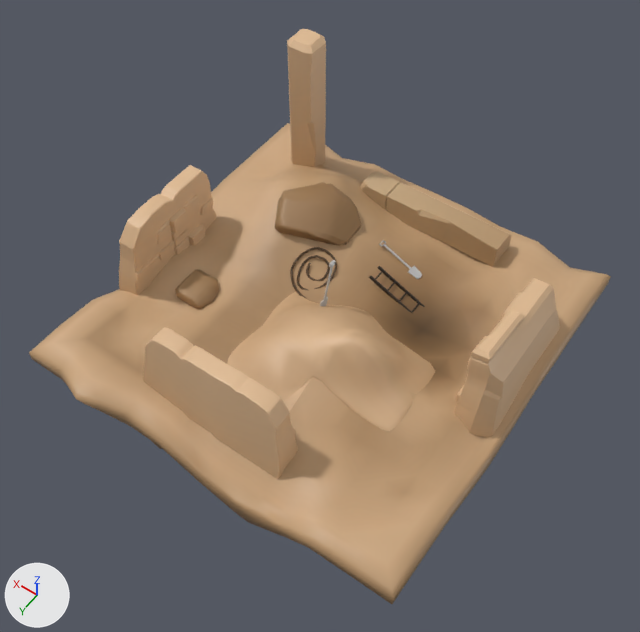
The FBX model ggj2021/Assets/Art/Models/Desert_set.fbx as it was, and as the next commit left it.
The view is the same before and after, from a 50 mm camera at (-0.0746, 0.1085, 0.2389) aimed at (0.0048, -0.0026, 0.0642). Every picture has the same lights, and +X, +Y and +Z are marked at lower left. Where no turn or scale is listed for an object, it has been applied to the vertices.

In view in the first picture: 'DesertDiarama_1', 'Desert_Column_1', 'Desert_Column_2', 'Desert_Rock_LG', 'Desert_Rock_SM', 'Desert_Wall_MD', 'Desert_Wall_MD2', 'Desert_Wall_SM', 'DirtPile'.
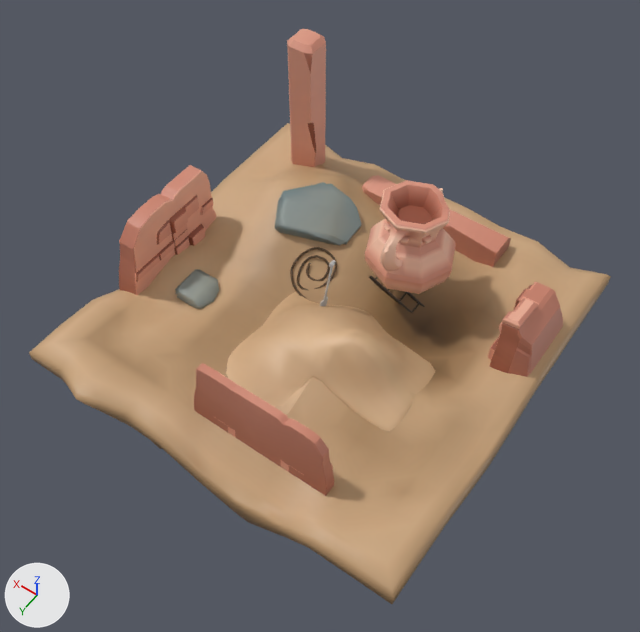
Boxes [x1, y1, x2, y2] around the edits, measured in the pictures (640 x 632 px):
```json
{"object": "Desert_Wall_MD2", "change": "deleted", "before": [143, 327, 298, 479], "on screen": "beige"}
{"object": "Desert_Wall_SM", "change": "surface changed, moved, rescaled", "before": [454, 278, 560, 437], "after": [488, 282, 563, 377], "on screen": "29% narrower, 40% shorter"}
{"object": "Ancient_Vase", "change": "added", "after": [365, 180, 456, 294], "on screen": "brown"}
{"object": "Desert_Wall_MD1", "change": "added", "after": [194, 363, 334, 496], "on screen": "brown"}
{"object": "Desert_Column_2", "change": "moved", "before": [361, 172, 512, 267], "after": [362, 175, 511, 267]}
{"part": 1, "of": "me_mesh_001", "change": "surface changed", "before": [175, 269, 219, 309], "after": [175, 269, 219, 309], "on screen": "brown to grey"}
{"part": 2, "of": "me_mesh_004", "change": "surface changed", "before": [275, 182, 361, 245], "after": [275, 182, 361, 245], "on screen": "brown to grey"}
{"part": 3, "of": "me_mesh_002", "change": "surface changed", "before": [119, 165, 217, 295], "after": [119, 165, 217, 295], "on screen": "beige to brown"}
```

Scene script edits in JSON lines:
```json
{"block": "me_mesh_006", "where": "me_mesh_006.from_pydata(...)  # 358 vertices, 344 faces; spans x -0.45..0.61, y -0.09..2.42, z -3.74..0.0"}
{"block": "me_mesh_006", "where": "# used by ob_desert_wall_sm; parent = ob_desert_props; location = (-4.325, 6.917, 3.457)"}
{"block": "me_mesh_006", "change": "me_mesh_006 part 4: texture (UV) coordinates of 344 of 344 faces, centred in x -0.44..0.61, y -0.08..2.37, z -3.67..0.0, changed; they spanned u 0.06..0.29, v 0.82..0.96 and now span u 0.7..0.98, v 0.03..0.69"}
{"block": "me_mesh_002", "where": "me_mesh_002.from_pydata(...)  # 515 vertices, 496 faces; spans x -0.0038..0.0043, y -0.0158..0.0165, z 0.0..0.0261"}
{"block": "me_mesh_002", "where": "# used by ob_desert_wall_md; location = (0.0436, 0.0066, 0.0657)"}
{"block": "me_mesh_002", "change": "me_mesh_002 part 3: texture (UV) coordinates of 496 of 496 faces, centred in x -0.0038..0.0042, y -0.0153..0.0165, z 0.0..0.0261, changed; they spanned u 0.06..0.27, v 0.76..0.97 and now span u 0.7..0.99, v 0.01..0.69"}
{"block": "me_mesh_001", "where": "me_mesh_001.from_pydata(...)  # 38 vertices, 33 faces; spans x -0.00555..0.00442, y -0.00502..0.00447, z -0.00011..0.0039"}
{"block": "me_mesh_001", "where": "# used by ob_desert_rock_sm; location = (0.0305, 0.0131, 0.0705)"}
{"block": "me_mesh_001", "change": "me_mesh_001 part 1: texture (UV) coordinates of 33 of 33 faces, centred in x -0.00498..0.00354, y -0.005..0.00444, z -0.00005..0.00385, changed; they spanned u 0.07..0.18, v 0.55..0.62 and now span u 0.35..0.44, v 0.92..0.98"}
{"block": "me_mesh_004", "where": "me_mesh_004.from_pydata(...)  # 61 vertices, 55 faces; spans x -0.0113..0.0094, y -0.0096..0.0101, z -0.003..0.0053"}
{"block": "me_mesh_004", "where": "# used by ob_desert_rock_lg; location = (0.018, -0.0185, 0.079)"}
{"block": "me_mesh_004", "change": "me_mesh_004 part 2: texture (UV) coordinates of 55 of 55 faces, centred in x -0.0111..0.0085, y -0.0092..0.0098, z -0.0026..0.0049, changed; they spanned u 0.08..0.2, v 0.5..0.6 and now span u 0.61..0.66, v 0.93..1.0"}
{"op": "add", "block": "me_mesh_008_1", "code": ["me_mesh_008_1 = bpy.data.meshes.new('Mesh.008')", "me_mesh_008_1.from_pydata(...)  # 587 vertices, 580 faces; spans x -0.0108..0.011, y -0.0125..0.0122, z 0.0..0.0246", "me_mesh_008_1.materials.append(mat_desert)  # picture img_desertdia_png"]}
{"op": "add", "block": "me_mesh_007_1", "code": ["me_mesh_007_1 = bpy.data.meshes.new('Mesh.007')", "me_mesh_007_1.from_pydata(...)  # 922 vertices, 896 faces; spans x -0.0212..0.0141, y -0.0036..0.0001, z -0.0001..0.0178", "me_mesh_007_1.materials.append(mat_desert)  # picture img_desertdia_png"]}
{"op": "set", "path": "ob_desert_wall_sm.location", "old": "(-4.325, 6.917, 3.457)", "new": "(-4.325, 7.18, 3.457)"}
{"op": "set", "path": "ob_desert_wall_sm.scale", "old": "(1.0, 1.0, 1.0)", "new": "(1.0, 0.683, 0.561)"}
{"op": "remove", "block": "ob_desert_wall_md2", "code": ["ob_desert_wall_md2 = bpy.data.objects.new('Desert_Wall_MD2', me_mesh_007)", "ob_desert_wall_md2.location = (0.0058, 0.0356, 0.0707)"]}
{"op": "set", "path": "ob_desert_column_2.location", "old": "(-0.0251, -0.042, 0.0709)", "new": "(-0.0251, -0.042, 0.0697)"}
{"op": "add", "block": "ob_ancient_vase", "code": ["ob_ancient_vase = bpy.data.objects.new('Ancient_Vase', me_mesh_008_1)", "ob_ancient_vase.location = (-0.0116, -0.0153, 0.0775)"]}
{"op": "add", "block": "ob_desert_wall_md1", "code": ["ob_desert_wall_md1 = bpy.data.objects.new('Desert_Wall_MD1', me_mesh_007_1)", "ob_desert_wall_md1.location = (-0.006, 0.04, 0.0714)"]}
```
